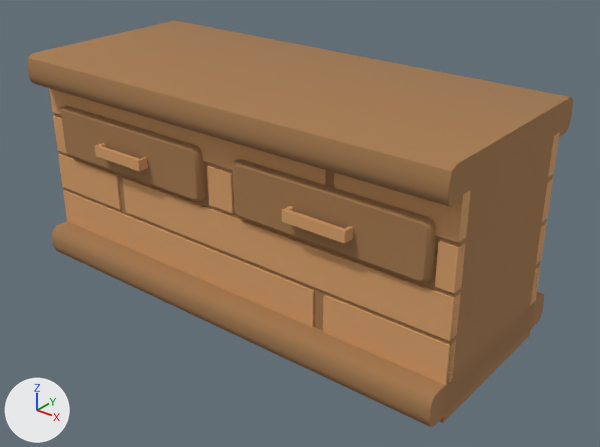
The FBX model Assets/Graphics/Models/Cabinets/Counter_Drawers.fbx as it was, and as the next commit left it.
Camera for both pictures: a 50 mm lens placed at (4.05, -4.8, 3.68), pointed at (0.21, 0.0, 0.7). Lighting does not change. The marker at lower left points along +X, +Y and +Z. Where no turn or scale is listed for an object, it has been applied to the vertices.

Script lines for the objects in view, before the commit:
```python
me_environment_counter_drawers = bpy.data.meshes.new('Environment_Counter_Drawers')
me_environment_counter_drawers.from_pydata(...)  # 382 vertices, 306 faces; spans x -2.0..2.0, y -0.88..0.88, z 0.0..1.92
me_environment_counter_drawers.materials.append(mat_atlas)  # picture img_sushi_atlas_png
ob_environment_counter_drawers = bpy.data.objects.new('Environment_Counter_Drawers', me_environment_counter_drawers)
ob_environment_counter_drawers.location = (0.0, 0.0, 0.0)
```
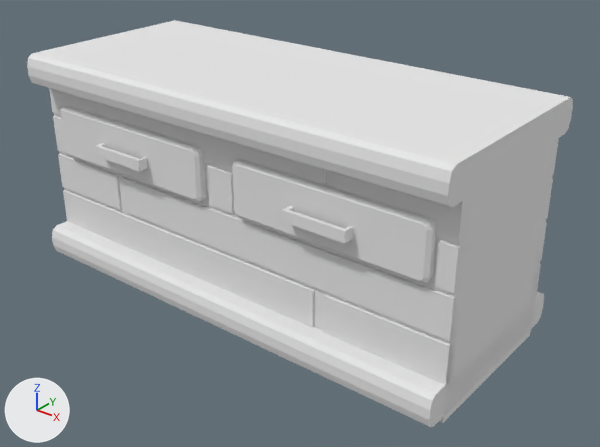
Boxes (x1, y1, x2, y2) around the edits, measured in the pictures (600 x 447 px):
'Environment_Counter_Drawers', recoloured (brown to white): (27, 20, 573, 427) in both

Patch to the scene script:
```diff
--- a/Assets/Graphics/Models/Cabinets/Counter_Drawers.fbx.py
+++ b/Assets/Graphics/Models/Cabinets/Counter_Drawers.fbx.py
@@ mat_atlas_005 @@
+mat_atlas_005 = principled_material('Atlas.005')
+mat_atlas_005.base_color = (0.8, 0.8, 0.8)  # white #e7e7e7
+mat_atlas_005.roughness = 1.0
@@ me_environment_counter_drawers @@
 me_environment_counter_drawers.from_pydata(...)  # 382 vertices, 306 faces; spans x -2.0..2.0, y -0.88..0.88, z 0.0..1.92
-me_environment_counter_drawers.materials.append(mat_atlas)  # picture img_sushi_atlas_png
+me_environment_counter_drawers.materials.append(mat_atlas_005)  # white #e7e7e7
```
